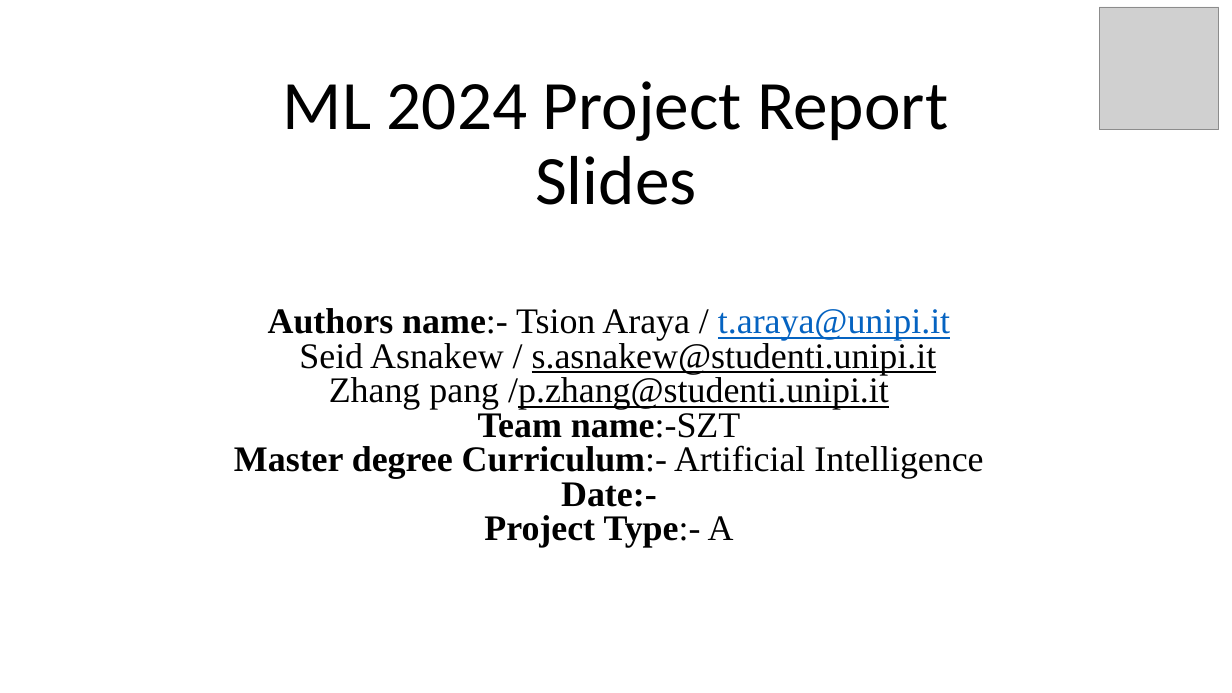
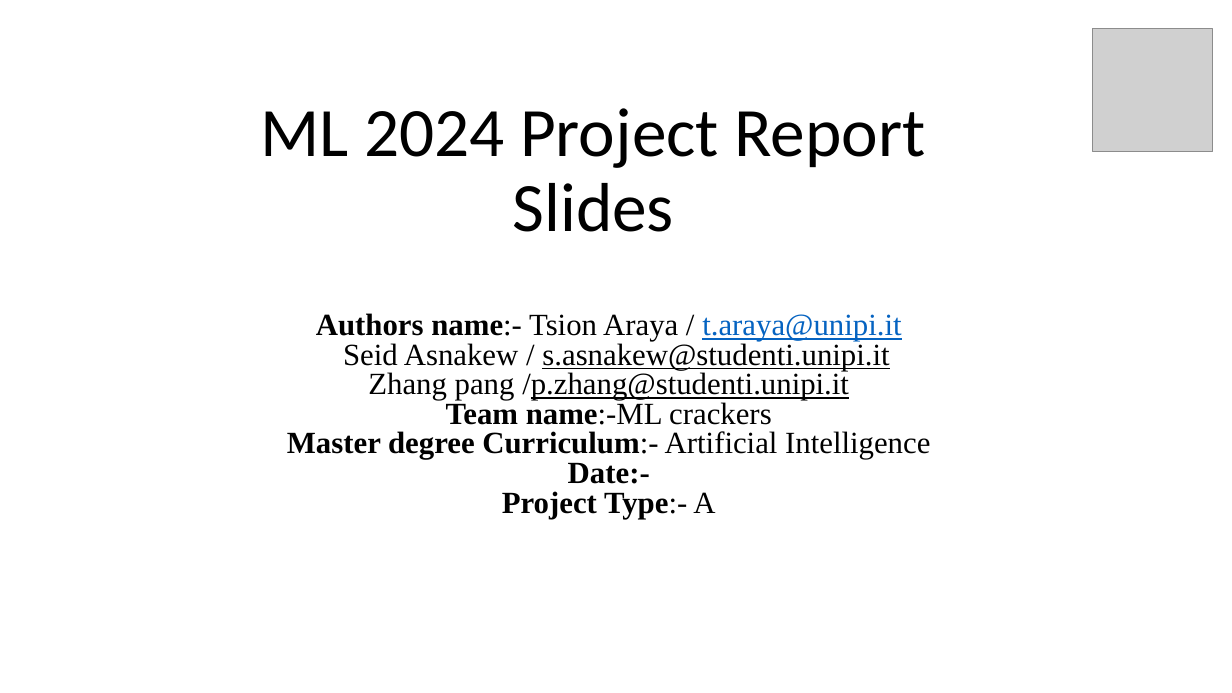
Before and after one commit to Tsion-Ketema/Machine_learning_project_2024, a slide deck: slide 1 of report_slide.pptx. Drawn at 1232x693 pixels with LibreOffice and Linux fonts; fonts in the diff are those of the drawing; grey boxes stand for pictures. Boxes give left, top, right and bottom in pixels: in the first picture for what was removed or moved away, otherwise in the second. Text is boxed around its words. In the diff, an @@ line names an element or a change of style, - is before the commit and + after.

```diff
--- a/report_slide.pptx
+++ b/report_slide.pptx
@@ picture: place and size @@
-picture at [1099, 7, 1219, 130]
+picture at [1093, 29, 1214, 152]
@@ title "ML 2024 Project Report": place and size @@
-title "ML 2024 Project Report" at [283, 81, 948, 205]
+title "ML 2024 Project Report" at [260, 108, 926, 232]
@@ subtitle "Authors name:- Tsion Araya / ...": place and size @@
-subtitle "Authors name:- Tsion Araya / ..." at [234, 308, 983, 548]
+subtitle "Authors name:- Tsion Araya / ..." at [287, 313, 930, 519]
@@ subtitle at [287, 313, 930, 519]: size 28 to 24 pt @@
@@ subtitle at [446, 400, 772, 425]: text changed; size 28 to 24 pt; bold off @@
-Team name:-SZT
+Team name:-ML crackers
```
Also in this commit, not shown: 7 other slides changed, 8 slides added, 3 slides removed, 56 other files.
